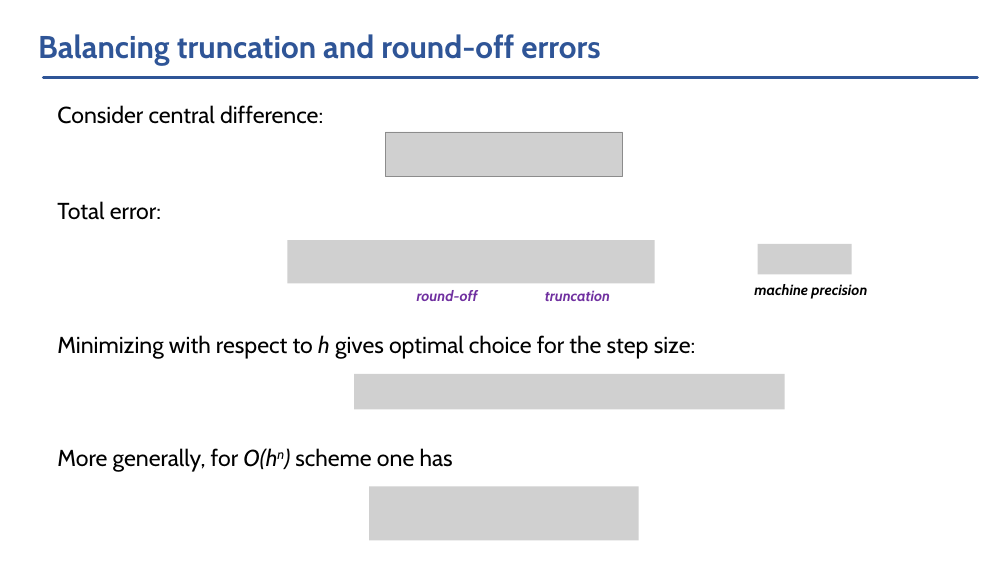
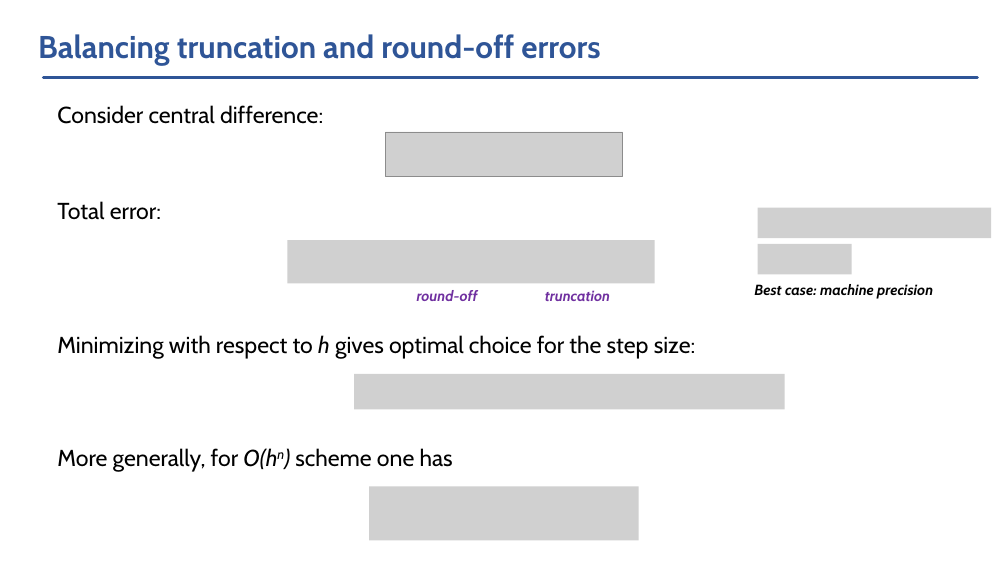
Before and after one commit to vlvovch/PHYS6350-ComputationalPhysics, a slide deck: slide 8 of slides/Lecture10-02-18-23-NumericalDerivatives.pptx. Drawn at 1008x567 pixels with LibreOffice and Linux fonts; fonts in the diff are those of the drawing; grey boxes stand for pictures. Boxes give left, top, right and bottom in pixels: in the first picture for what was removed or moved away, otherwise in the second. Text is boxed around its words. In the diff, an @@ line names an element or a change of style, - is before the commit and + after.

Commit message:
Added lecture 12

```diff
--- a/slides/Lecture10-02-18-23-NumericalDerivatives.pptx
+++ b/slides/Lecture10-02-18-23-NumericalDerivatives.pptx
@@ picture added at (758,208,991,238) @@
@@ text at (754,284,933,299): text changed @@
-machine precision
+Best case: machine precision
```
Also in this commit, not shown: 1 other slide changed, 6 other files.
